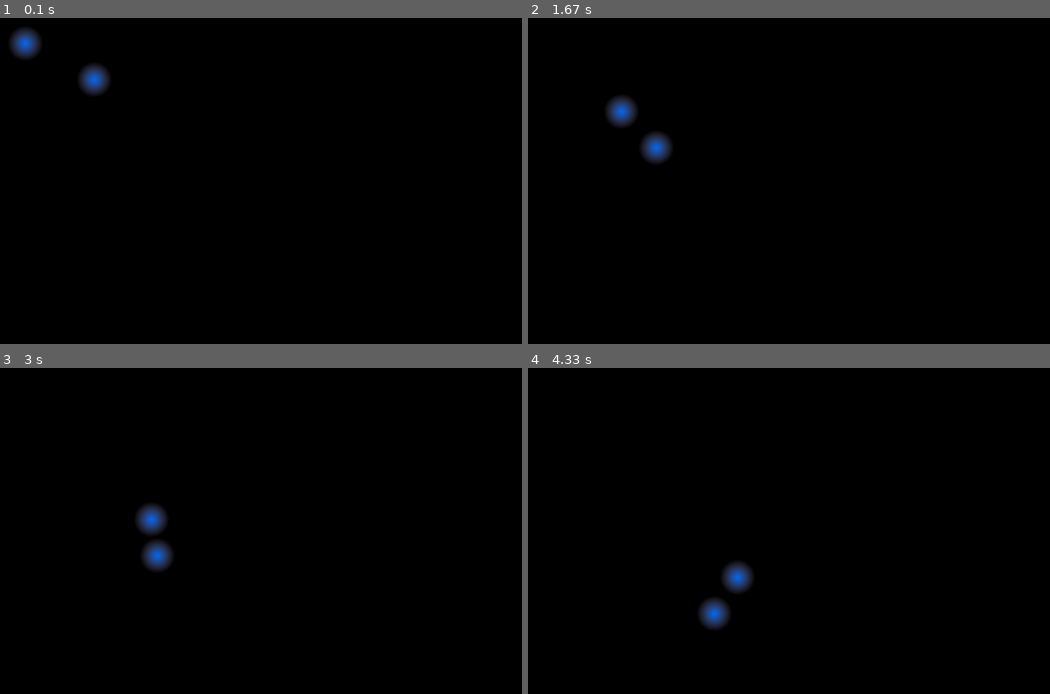
Above: before the commit, frames 1-4 (two rows, left to right).
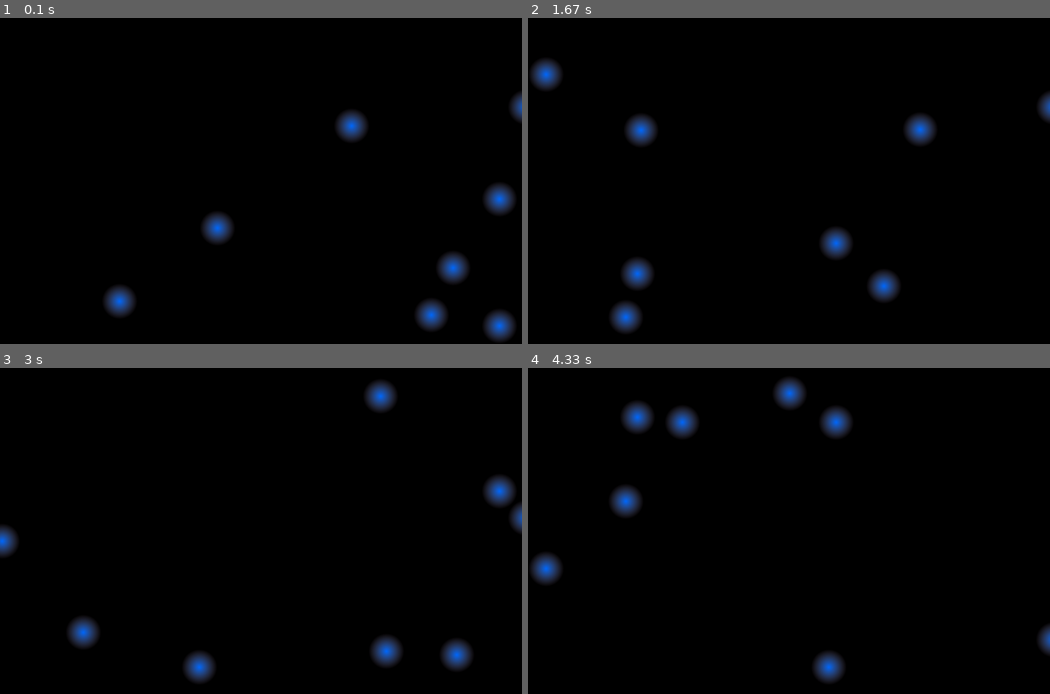
Above: after the commit, the same moments.

Repository: timesqueezer/ProjektWoche
Game: pygame game, started from pygame/test.py
Same seed, same stepped clock (60 frames per second), same inputs: the game is played once before the commit and once after it. The source is Python 2; it was converted automatically to run under Python 3.
Inputs:
- Up to frame 1 (0.1 s): no input
- Up to frame 2 (1.67 s): no input
- Up to frame 3 (3 s): no input
- Up to frame 4 (4.33 s): no input

The runs differ from the first frame. In frame 1, 4.0% of the frame differs, in the area x 2-100%, y 3-100%; in frame 2, 3.8%; in frame 3, 3.8%; in frame 4, 4.0%, in the area x 0-100%, y 3-97%.

Commit message:
Eingabe hinzugefügt

Diff:
--- a/pygame/test.py
+++ b/pygame/test.py
@@ -8,7 +8,7 @@
 	def __init__(self, resource, pos):
 		self.Image = pygame.image.load(resource)
 		self.BallRect = self.Image.get_rect()
-		self.Speed = [random.randint(1,2), random.randint(1,2)]
+		self.Speed = [random.randint(1,100), random.randint(1,100)]
 		self.BallRect.move_ip(pos[0], pos[1])
 
 	def draw(self, screen):
@@ -22,22 +22,6 @@
 		if self.BallRect.top < 0 or self.BallRect.bottom > height:
 			self.Speed[1] = -self.Speed[1]
 
-#		for ball in balls:
-#			if (ball != self) or self.BallRect.colliderect(ball.BallRect):
-#
-#				if self.Speed[0] > 0:
-#					self.BallRect.right = ball.BallRect.left
-#
-#				elif self.Speed[0] < 0:
-#					self.BallRect.left = ball.BallRect.right
-#
-#				if self.Speed[1] > 0:
-#					self.BallRect.bottom = ball.BallRect.top
-#
-#				elif self.Speed[1] < 0:
-#					self.BallRect.top = ball.BallRect.bottom
-
-
 
 pygame.init();
 
@@ -49,7 +33,7 @@
 
 balls = []
 
-for x in xrange(2):
+for x in xrange(1000):
 	balls.append(Ball("ball.png", [x*200, x*100]))
 
 while True:
Binary file changed: images/functions.png
Not shown, changed: images/functions.svg
Not shown, changed: index.html
